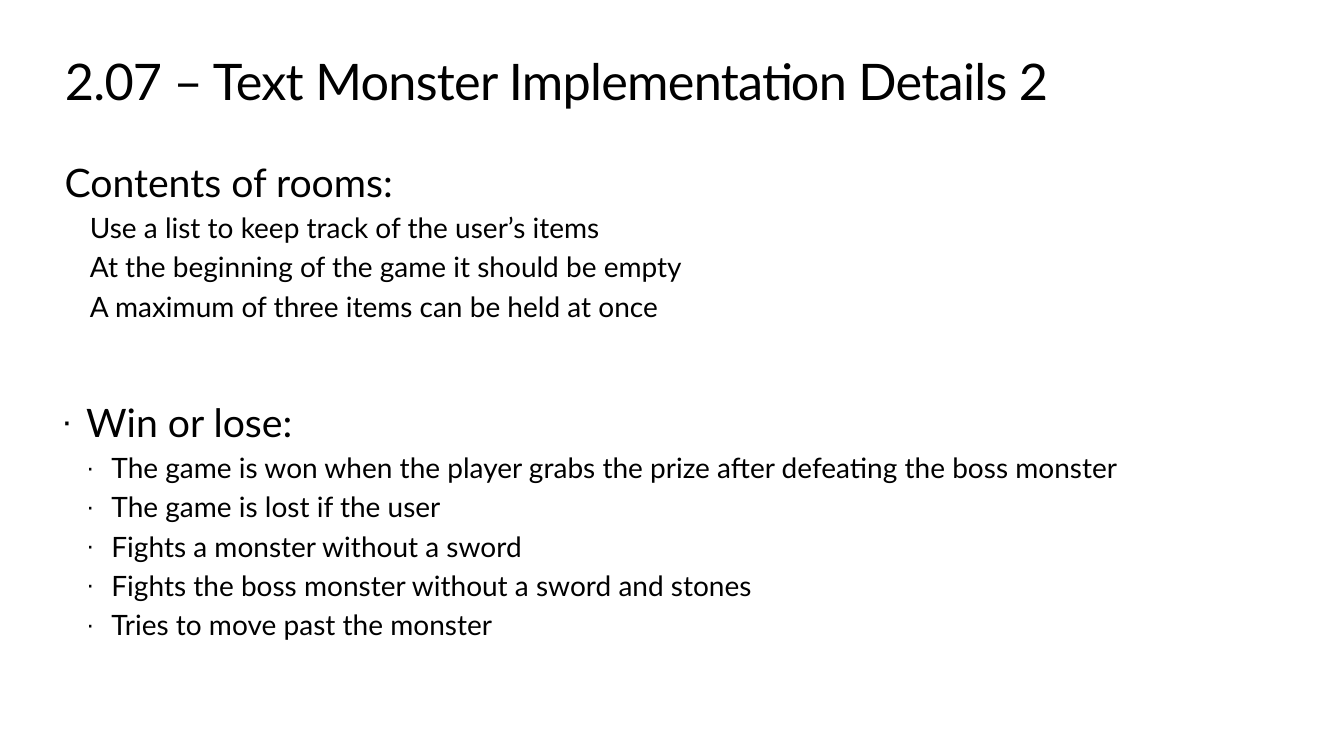
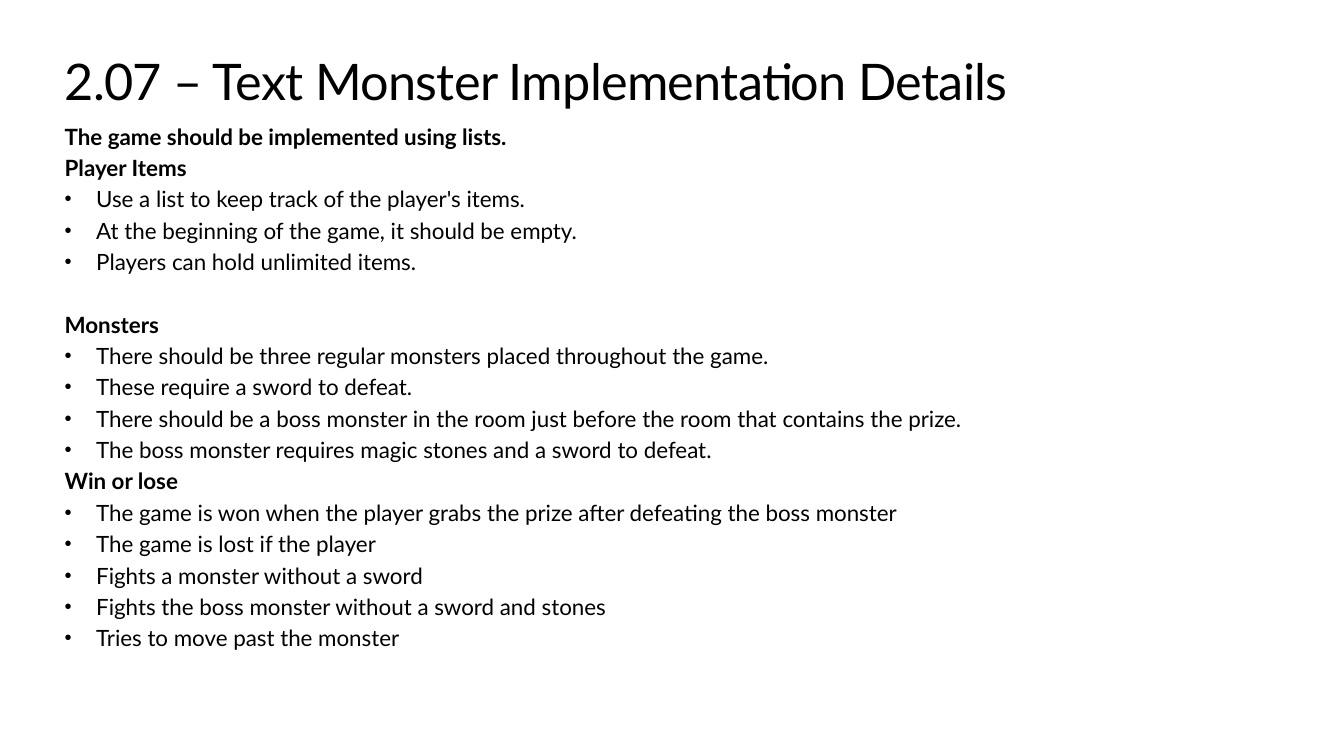
Before and after one commit to TEALSK12/2nd-semester-introduction-to-computer-science, a slide deck: slide 6 of units/2_unit/slidedecks/Intro Python 2.07 TEALS.pptx. Drawn at 1344x756 pixels with LibreOffice and Linux fonts; fonts in the diff are those of the drawing; background and template pictures are left out. Boxes give left, top, right and bottom in pixels: in the first picture for what was removed or moved away, otherwise in the second. Text is boxed around its words. In the diff, an @@ line names an element or a change of style, - is before the commit and + after.

```diff
--- a/units/2_unit/slidedecks/Intro Python 2.07 TEALS.pptx
+++ b/units/2_unit/slidedecks/Intro Python 2.07 TEALS.pptx
@@ title at bbox=[65, 63, 1007, 109]: text changed @@
-2.07 – Text Monster Implementation Details 2
+2.07 – Text Monster Implementation Details
@@ text at bbox=[65, 128, 961, 650]: text changed; size 20 to 16 pt @@
-Contents of rooms:
-  Use a list to keep track of the user’s items
-  At the beginning of the game it should be empty
-  A maximum of three items can be held at once
+The game should be implemented using lists.
+Player Items
+• Use a list to keep track of the player's items.
+• At the beginning of the game, it should be empty.
+• Players can hold unlimited items.
+Monsters
+• There should be three regular monsters placed throughout the game.
+• These require a sword to defeat.
+• There should be a boss monster in the room just before the room that contains the prize.
+• The boss monster requires magic stones and a sword to defeat.
+Win or lose
+• The game is won when the player grabs the prize after defeating the boss monster
+• The game is lost if the player
+• Fights a monster without a sword
+• Fights the boss monster without a sword and stones
+• Tries to move past the monster
@@ text removed at bbox=[86, 408, 1117, 640] @@
-· Win or lose:
-  · The game is won when the player grabs the prize after defeating the boss monster
-  · The game is lost if the user
-  · Fights a monster without a sword
-  · Fights the boss monster without a sword and stones
-  · Tries to move past the monster
```
Also in this commit, not shown: 6 other slides changed, 1 slide added, 1 slide removed.
